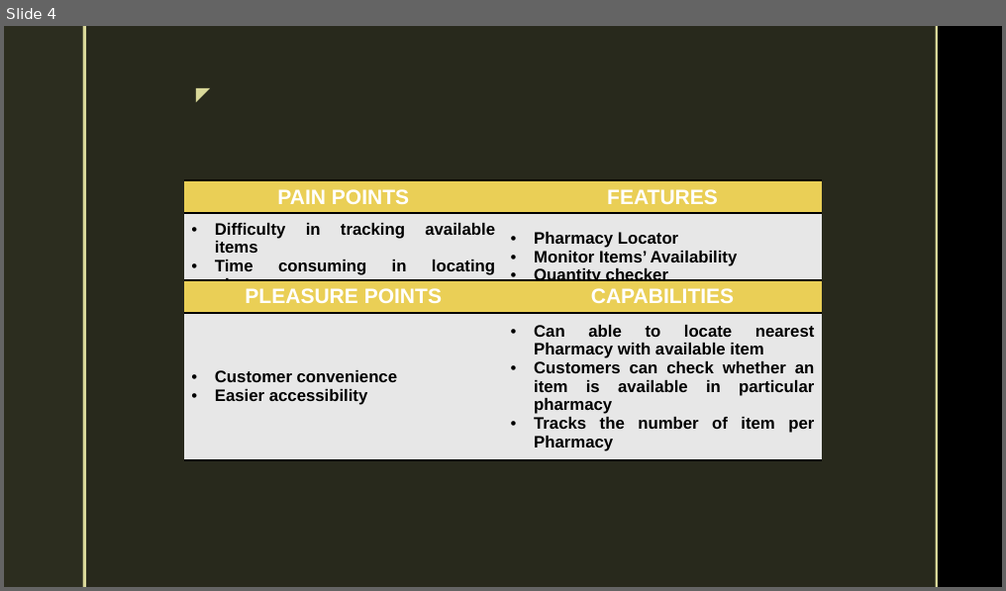
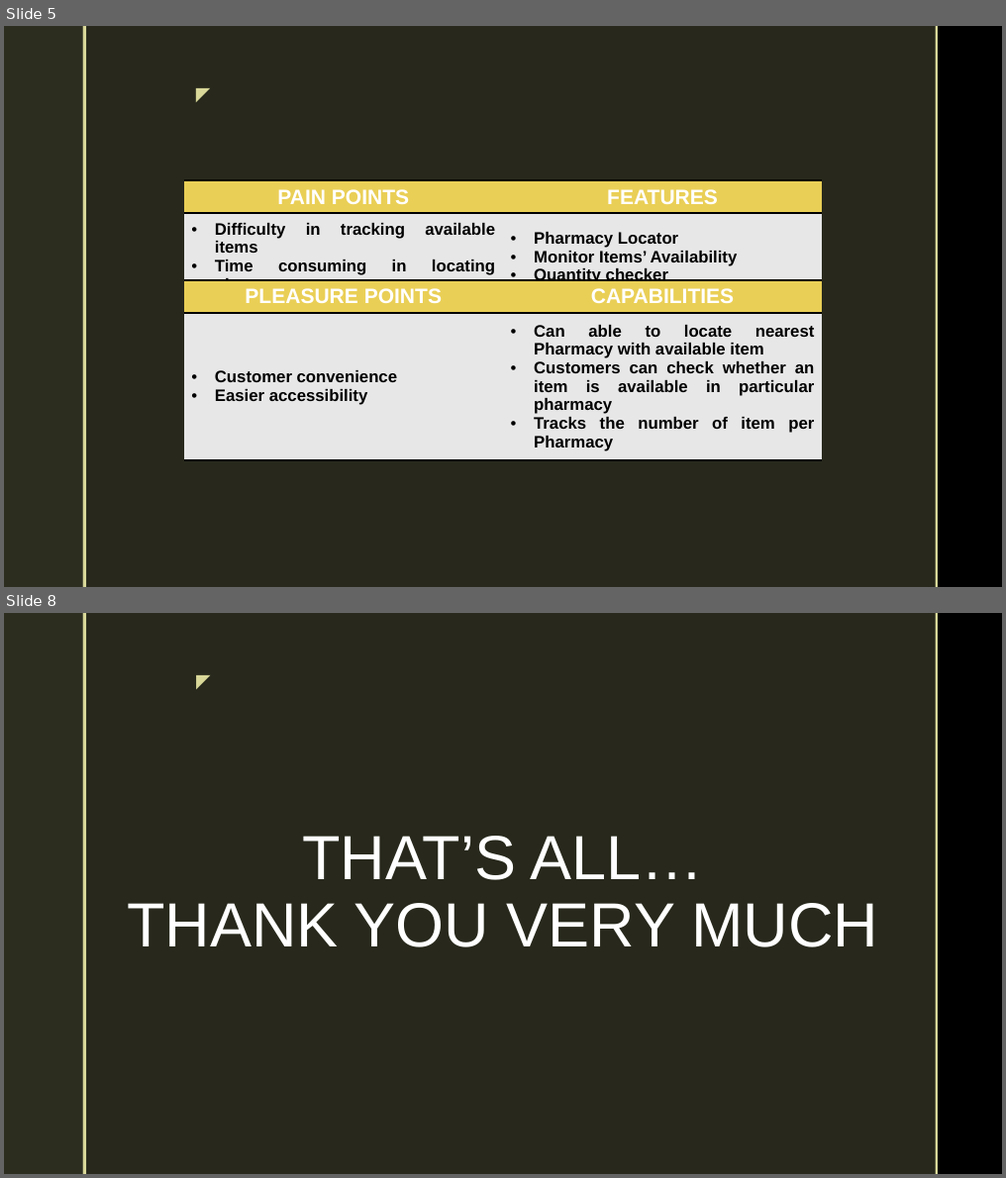
Before and after one commit to mlbelchez/Project---TENTREP, a slide deck: Presentation/PPT/App Ideas.pptx. Shown one above the other, each under a label of ours: slide 4 before the commit, slides 5 and 8 after it; the slides between them are not shown. The pictures are 1006x591 and 1006x1178 pixels, drawn with LibreOffice and Linux fonts; fonts in the diff are those of the drawing; background and template pictures are left out. Boxes give left, top, right and bottom in pixels: in the first picture for what was removed or moved away, otherwise in the second. Text is boxed around its words. In the diff, an @@ line names an element or a change of style, - is before the commit and + after.

```diff
--- a/Presentation/PPT/App Ideas.pptx
+++ b/Presentation/PPT/App Ideas.pptx
@@ slide 8 added at [4,613,1002,1174], background picture (left out); not listed: 5 template elements that a slide beside it also shows @@
@@ title added at [127,836,878,948], 60 pt, text #FFFFFF @@
+THAT’S ALL…
+THANK YOU VERY MUCH
@@ what was slide 4 is now slide 5 @@
```
Also in this commit, not shown: 3 slides changed, 3 other slides added, 2 slides removed.
